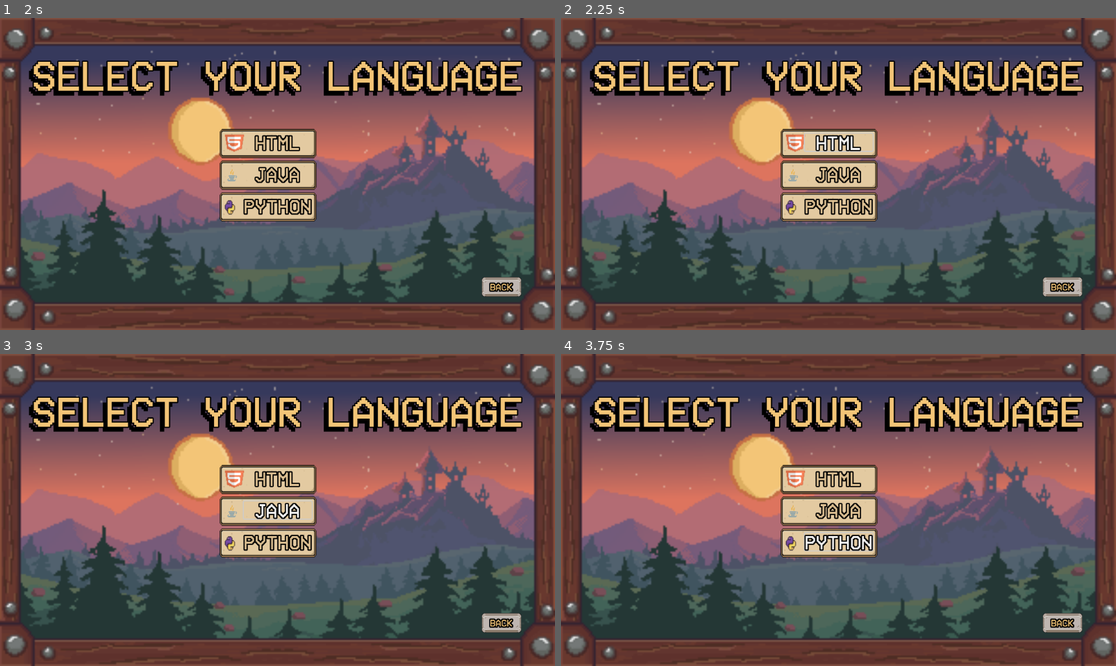
Above: before the commit, frames 1-4 (two rows, left to right).
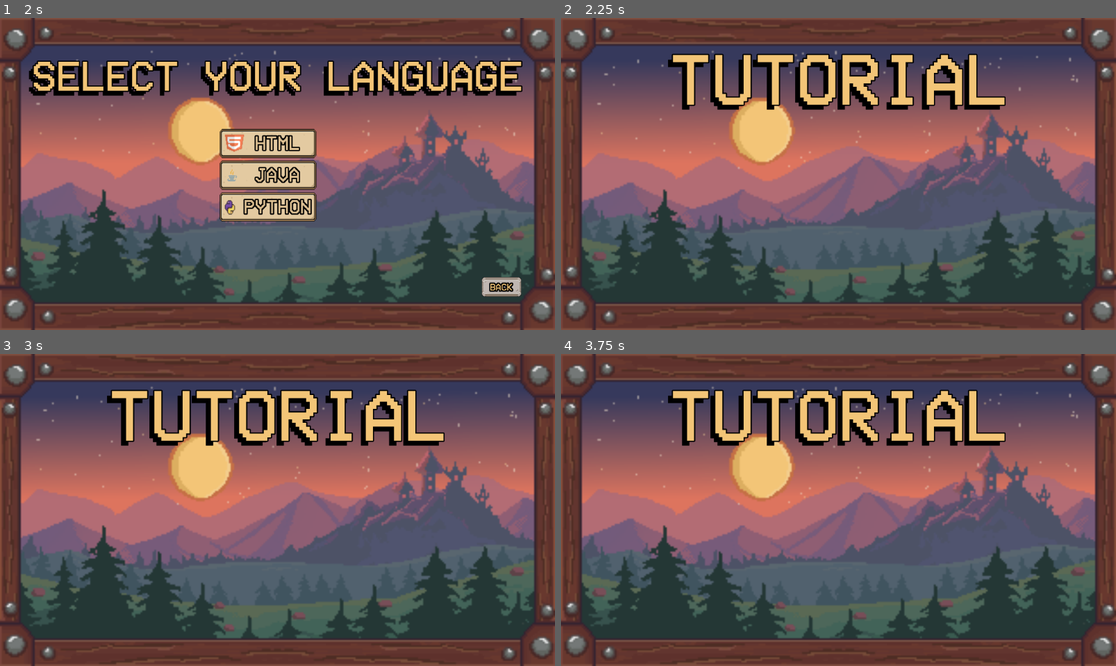
Above: after the commit, the same moments.

Repository: Russ211514/codearena
Game: Godot game, scene res://Scenes/Menu.tscn
Two runs of this game, one before a commit and one after it. Both use one fixed random seed, a clock stepped at 60 frames per second and the inputs below.
Inputs (mouse positions are in pixels of both pictures, inside the frame that each line leads up to):
- Up to frame 1 (2 s): click "PLAY" at 0.5 s; click "TUTORIAL" at 1.25 s
- Up to frame 2 (2.25 s): click "HTML" at 2 s
- Up to frame 3 (3 s): click (277, 510) at 2.75 s, where only the run before the commit has a clickable "JAVA"
- Up to frame 4 (3.75 s): click (838, 541) at 3.5 s, where only the run before the commit has a clickable "PYTHON"

Frame 1 is identical in both runs. In frame 2, 15% of the frame differs, in the area x 5-95%, y 11-90%; in frame 3, 15%; in frame 4, 15%.

Commit message:
2nd commit

Diff:
--- a/Scenes/Language Selection.tscn
+++ b/Scenes/Language Selection.tscn
@@ -162,4 +162,5 @@
 theme_override_styles/disabled = SubResource("StyleBoxTexture_mgu6u")
 text = "BACK"
 
+[connection signal="pressed" from="VBoxContainer/HTML" to="." method="_on_html_pressed"]
 [connection signal="pressed" from="Back" to="." method="_on_back_pressed"]
--- a/Scripts/language_selection.gd
+++ b/Scripts/language_selection.gd
@@ -2,3 +2,6 @@
 
 func _on_back_pressed() -> void:
 	get_tree().change_scene_to_file("res://Scenes/Selection Scene.tscn")
+
+func _on_html_pressed() -> void:
+	get_tree().change_scene_to_file("res://Scenes/Html tutorial.tscn")
